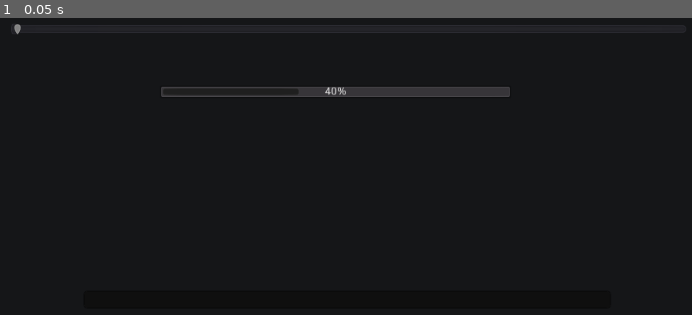
Above: before the commit, frame 1.
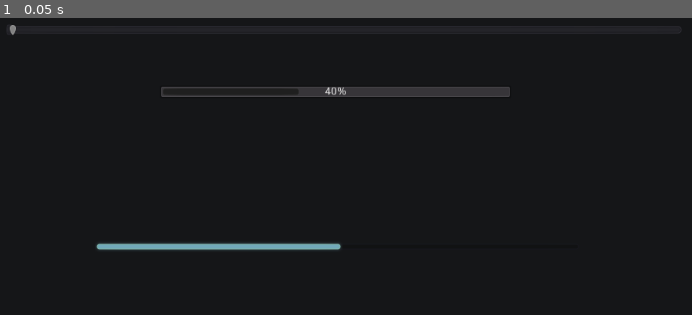
Above: after the commit, the same moment.

Repository: bluenote10/GodotExperiments
Game: Godot game, scene res://Main.tscn
The game is run twice, just before and just after one commit, with the same random seed, the same clock (stepped at 60 frames per second) and the same inputs. Before the commit the project has no main scene; this scene is started directly in both runs.
Inputs:
- Up to frame 1 (0.05 s): no input

The runs differ from the first frame. In frame 1, 1.1% of the frame differs, in the area x 1-84%, y 2-79%.

Commit message:
added progress bar experiment

Diff:
--- /dev/null
+++ b/ProgressBar/CustomProgressBar.gd
@@ -0,0 +1,47 @@
+extends Control
+
+export var texture_h_border := 8
+export var texture_w_border := 6
+
+export var value := 0.5
+
+onready var nine_patch_bg := $Background as NinePatchRect
+onready var nine_patch_fg := $Foreground as NinePatchRect
+
+
+func _ready():
+    setup_nine_patch_rect(nine_patch_bg)
+    setup_nine_patch_rect(nine_patch_fg)
+
+    set_custom_minimum_size(Vector2(2*texture_w_border, 2*texture_h_border))
+
+    resize_fg_to_current_value()
+
+
+func _notification(what):
+    match what:
+        NOTIFICATION_RESIZED:
+            resize_fg_to_current_value()
+
+
+func setup_nine_patch_rect(nine_patch: NinePatchRect):
+    nine_patch.patch_margin_left = texture_w_border
+    nine_patch.patch_margin_right = texture_w_border
+    nine_patch.patch_margin_top = texture_h_border
+    nine_patch.patch_margin_bottom = texture_h_border
+
+    nine_patch.margin_top = -texture_h_border
+    nine_patch.margin_bottom = +texture_h_border
+
+
+func resize_fg_to_current_value():
+    var total_width = get_size().x
+    var available_width = total_width - 2.0 * texture_w_border
+    nine_patch_fg.margin_right = - (1.0 - value) * available_width
+
+
+"""
+# For debug drawing the Control boundaries
+func _draw():
+    draw_rect(Rect2(Vector2(0, 0), get_size()), Color(1, 0, 0), false)
+"""
--- /dev/null
+++ b/ProgressBar/CustomProgressBar.tscn
@@ -0,0 +1,29 @@
+[gd_scene load_steps=4 format=2]
+
+[ext_resource path="res://progress_bar_bg.png" type="Texture" id=1]
+[ext_resource path="res://CustomProgressBar.gd" type="Script" id=2]
+[ext_resource path="res://progress_bar_fg.png" type="Texture" id=3]
+
+[node name="Control" type="Control"]
+anchor_right = 1.0
+anchor_bottom = 1.0
+rect_min_size = Vector2( 12, 16 )
+script = ExtResource( 2 )
+__meta__ = {
+"_edit_use_anchors_": false
+}
+
+[node name="Background" type="NinePatchRect" parent="."]
+anchor_top = 0.5
+anchor_right = 1.0
+anchor_bottom = 0.5
+texture = ExtResource( 1 )
+__meta__ = {
+"_edit_use_anchors_": false
+}
+
+[node name="Foreground" type="NinePatchRect" parent="."]
+anchor_top = 0.5
+anchor_right = 1.0
+anchor_bottom = 0.5
+texture = ExtResource( 3 )
--- a/ProgressBar/Main.tscn
+++ b/ProgressBar/Main.tscn
@@ -1,16 +1,19 @@
 [gd_scene load_steps=2 format=2]
 
-[ext_resource path="res://progress_bar.png" type="Texture" id=1]
+[ext_resource path="res://CustomProgressBar.tscn" type="PackedScene" id=1]
 
 [node name="Control" type="Control"]
 anchor_right = 1.0
 anchor_bottom = 1.0
+__meta__ = {
+"_edit_use_anchors_": false
+}
 
 [node name="HSlider" type="HSlider" parent="."]
-margin_left = 81.0
-margin_top = 87.0
-margin_right = 945.0
-margin_bottom = 214.0
+margin_left = 75.0
+margin_top = 88.0
+margin_right = 939.0
+margin_bottom = 215.0
 
 [node name="ProgressBar" type="ProgressBar" parent="."]
 margin_left = 271.0
@@ -20,17 +23,25 @@
 value = 40.0
 
 [node name="TextureProgress" type="TextureProgress" parent="."]
-margin_left = 169.0
-margin_top = 481.0
-margin_right = 853.0
-margin_bottom = 513.0
+margin_left = 178.0
+margin_top = 339.0
+margin_right = 862.0
+margin_bottom = 371.0
 min_value = -1.0
 max_value = 101.0
 step = 0.1
 value = 100.0
-texture_under = ExtResource( 1 )
 nine_patch_stretch = true
 stretch_margin_left = 16
 stretch_margin_top = 16
 stretch_margin_right = 16
 stretch_margin_bottom = 16
+__meta__ = {
+"_edit_use_anchors_": false
+}
+
+[node name="Control" parent="." instance=ExtResource( 1 )]
+margin_left = 188.0
+margin_top = 397.0
+margin_right = -214.0
+margin_bottom = -139.0
--- a/ProgressBar/project.godot
+++ b/ProgressBar/project.godot
@@ -16,6 +16,7 @@
 [application]
 
 config/name="EmptyProject"
+run/main_scene="res://Main.tscn"
 config/icon="res://icon.png"
 
 [rendering]
Binary file removed: ProgressBar/progress_bar.png
Binary file added: ProgressBar/progress_bar_bg.png
Not shown, changed: ProgressBar/progress_bar_bg.png.import
Binary file added: ProgressBar/progress_bar_fg.png
Not shown, added: ProgressBar/progress_bar_fg.png.import
